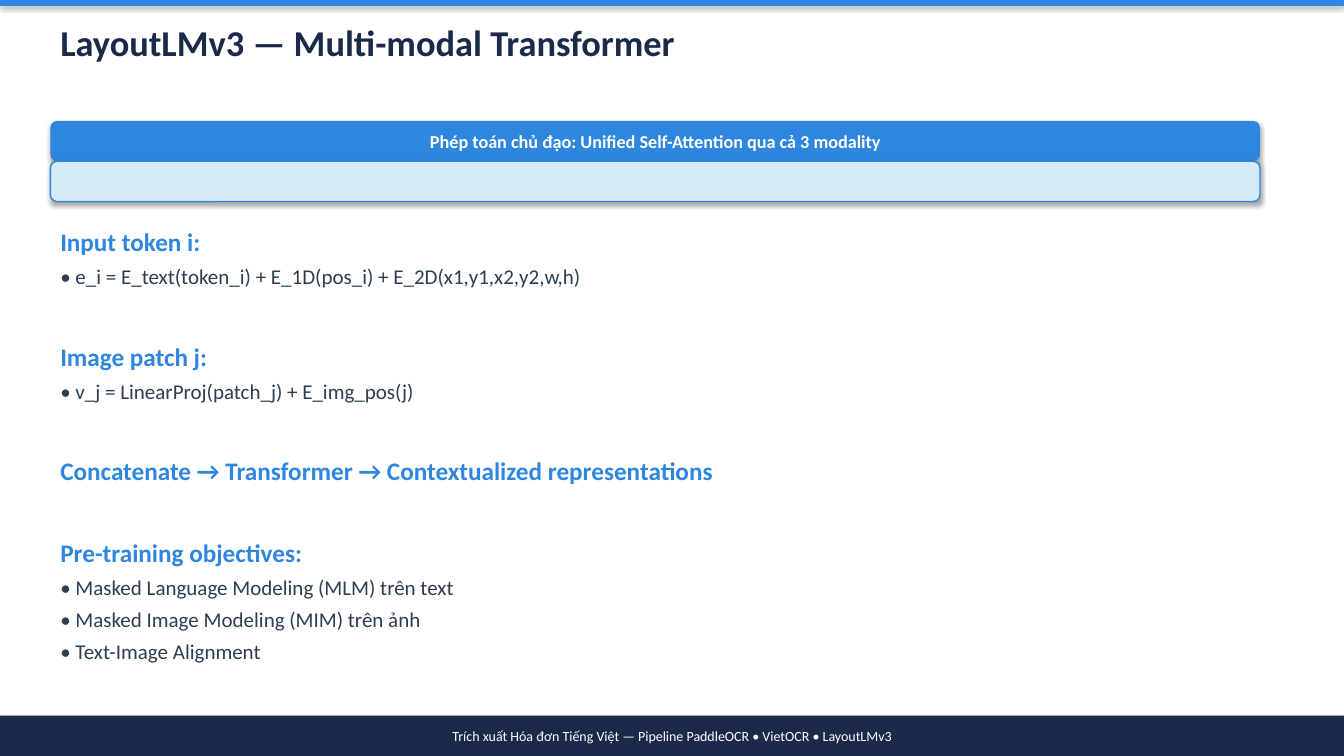
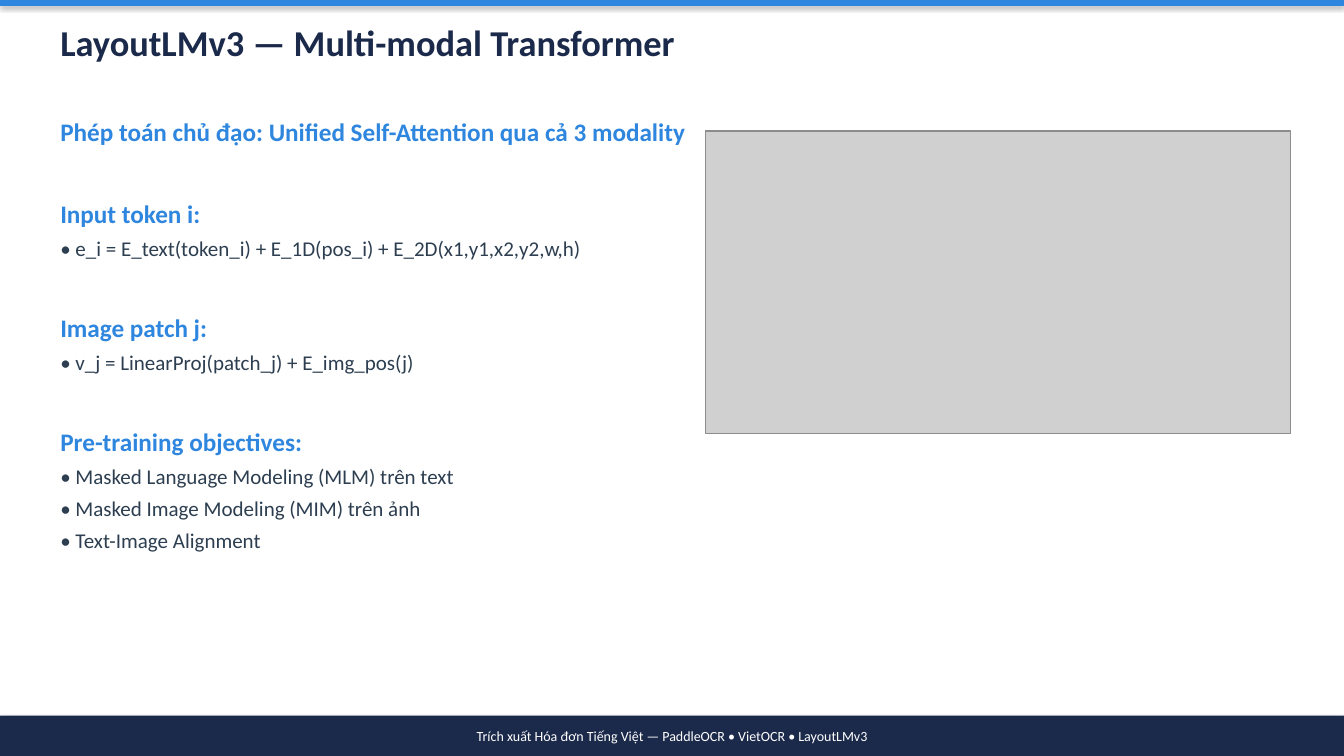
Before and after one commit to simasangggg/smartvn-report, a slide deck: slide 15 of slides/OCR-Presentation.pptx (slide 20 before the commit). Drawn at 1344x756 pixels with LibreOffice and Linux fonts; fonts in the diff are those of the drawing; grey boxes stand for pictures. Boxes give left, top, right and bottom in pixels: in the first picture for what was removed or moved away, otherwise in the second. Text is boxed around its words. In the diff, an @@ line names an element or a change of style, - is before the commit and + after.

Commit message:
refactor: OCR PPTX 21 slides với hình minh họa
- Giảm 29 → 21 slides (bỏ section dividers)
- Thêm 5 hình minh họa: Pipeline, Three-tiers, DB algorithm, VietOCR attention, LayoutLMv3
- Nội dung đầy đủ 8 phần như file PDF gốc

```diff
--- a/slides/OCR-Presentation.pptx
+++ b/slides/OCR-Presentation.pptx
@@ text "Phép toán chủ đạo: Unified ...": place and size @@
-text "Phép toán chủ đạo: Unified ..." at [60,233,713,663]
+text "Phép toán chủ đạo: Unified ..." at [60,123,685,552]
@@ rounded rectangle removed at [50,121,1260,161] @@
-Phép toán chủ đạo: Unified Self-Attention qua cả 3 modality
@@ text at [60,123,685,146]: paragraph added @@
+Phép toán chủ đạo: Unified Self-Attention qua cả 3 modality
@@ picture added at [706,131,1291,434] @@
@@ rounded rectangle removed at [50,161,1260,202] @@
@@ text at [60,462,713,484]: paragraph removed @@
-Concatenate → Transformer → Contextualized representations
@@ text in rectangle at [477,730,867,744]: text changed @@
-Trích xuất Hóa đơn Tiếng Việt — Pipeline PaddleOCR • VietOCR • LayoutLMv3
+Trích xuất Hóa đơn Tiếng Việt — PaddleOCR • VietOCR • LayoutLMv3
```
Also in this commit, not shown: 20 other slides changed, 8 slides removed, 6 other files.
